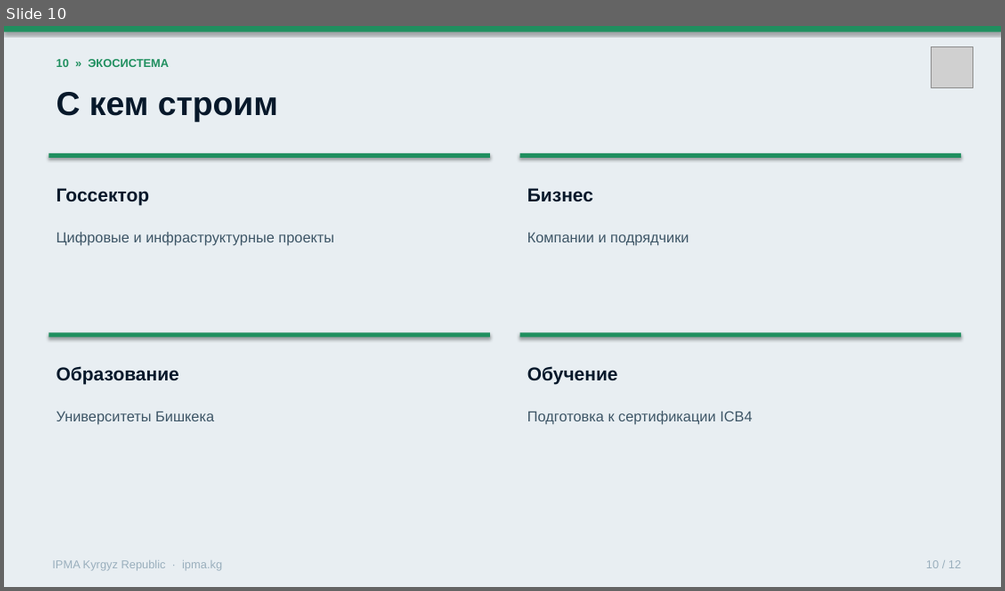
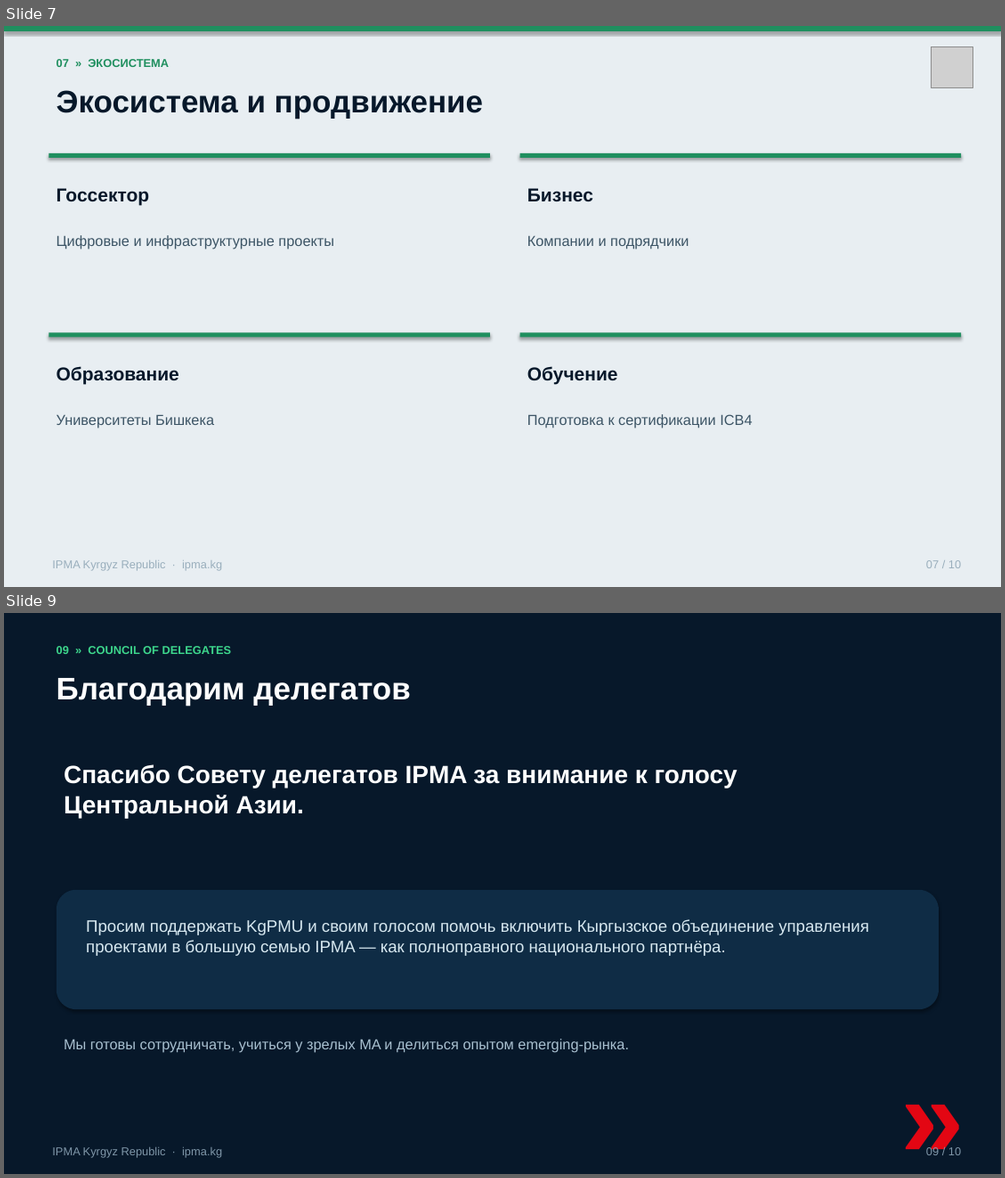
Before and after one commit to umekishev/umekishev, a slide deck: presentations/IPMA_Kyrgyzstan_CoD_Presentation.pptx. Shown one above the other, each under a label of ours: slide 10 before the commit, slides 7 and 9 after it; the slides between them are not shown. The pictures are 1005x591 and 1005x1178 pixels, drawn with LibreOffice and Linux fonts; fonts in the diff are those of the drawing; grey boxes stand for pictures. Boxes give left, top, right and bottom in pixels: in the first picture for what was removed or moved away, otherwise in the second. Text is boxed around its words. In the diff, an @@ line names an element or a change of style, - is before the commit and + after.

```diff
--- a/presentations/IPMA_Kyrgyzstan_CoD_Presentation.pptx
+++ b/presentations/IPMA_Kyrgyzstan_CoD_Presentation.pptx
@@ slide 9 added at (x1=4, y1=613, x2=1001, y2=1174), background #FFFFFF @@
@@ rectangle added at (x1=4, y1=613, x2=1001, y2=1174), fill #07182A @@
@@ text added at (x1=57, y1=646, x2=232, y2=654), 11 pt, text #3DD68C, bold @@
+09 » COUNCIL OF DELEGATES
@@ text added at (x1=57, y1=678, x2=410, y2=706), 30 pt, text #FFFFFF, bold @@
+Благодарим делегатов
@@ text added at (x1=64, y1=764, x2=737, y2=818), 24 pt, text #FFFFFF, bold @@
+Спасибо Совету делегатов IPMA за внимание к голосу Центральной Азии.
@@ rounded rectangle added at (x1=57, y1=890, x2=938, y2=1009), fill #0F2C45 @@
@@ text added at (x1=86, y1=919, x2=869, y2=956), 16 pt, text #D7E8F0 @@
+Просим поддержать KgPMU и своим голосом помочь включить Кыргызское объединение управления проектами в большую семью IPMA — как полноправного национального партнёра.
@@ text added at (x1=64, y1=1038, x2=629, y2=1053), 14 pt, text #A9C0D0 @@
+Мы готовы сотрудничать, учиться у зрелых MA и делиться опытом emerging-рынка.
@@ text added at (x1=894, y1=1039, x2=1001, y2=1144), 110 pt, text #E30613, bold @@
+»
@@ text added at (x1=926, y1=1146, x2=961, y2=1155), 11 pt, text #7F96A8 @@
+09 / 10
@@ text added at (x1=52, y1=1147, x2=222, y2=1158), 11 pt, text #7F96A8 @@
+IPMA Kyrgyz Republic · ipma.kg
@@ what was slide 10 is now slide 7 @@
@@ slide 7 changed as well @@
@@ text at (x1=57, y1=59, x2=169, y2=67): text changed @@
-10 » ЭКОСИСТЕМА
+07 » ЭКОСИСТЕМА
@@ text at (x1=57, y1=90, x2=483, y2=119): text changed; size 32 to 30 pt @@
-С кем строим
+Экосистема и продвижение
@@ 4 texts moved together from (x1=57, y1=232, x2=752, y2=425) to (x1=57, y1=235, x2=752, y2=428) @@
@@ text at (x1=926, y1=560, x2=961, y2=568): text changed @@
-10 / 12
+07 / 10
```
Also in this commit, not shown: 4 other slides changed, 4 other slides added, 7 slides removed, 1 other file.
